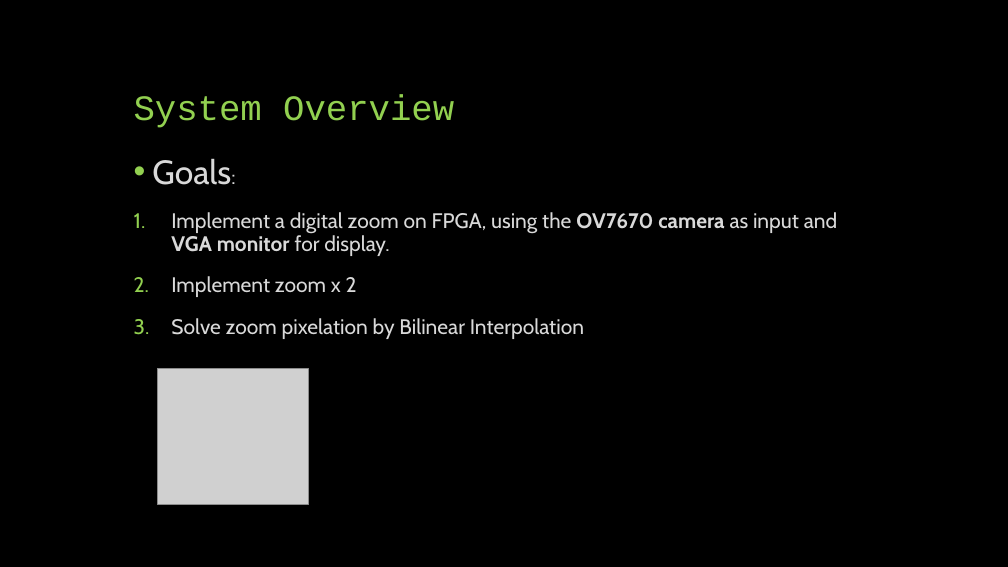
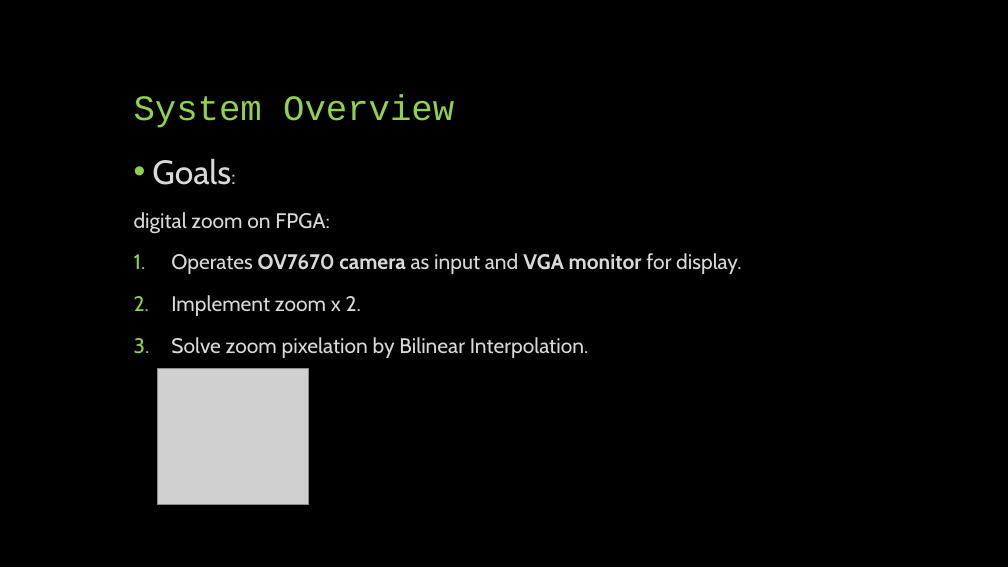
Before and after one commit to idowein/FPGA-image-interpolator, a slide deck: slide 2 of datasheets/Digital Zoom presentation.pptx. Drawn at 1008x567 pixels with LibreOffice and Linux fonts; fonts in the diff are those of the drawing; grey boxes stand for pictures. Boxes give left, top, right and bottom in pixels: in the first picture for what was removed or moved away, otherwise in the second. Text is boxed around its words. In the diff, an @@ line names an element or a change of style, - is before the commit and + after.

```diff
--- a/datasheets/Digital Zoom presentation.pptx
+++ b/datasheets/Digital Zoom presentation.pptx
@@ text at <box>134,212,741,358</box>: text changed @@
-1. Implement a digital zoom on FPGA, using the OV7670 camera as input and VGA monitor for display.
-2. Implement zoom x 2
-3. Solve zoom pixelation by Bilinear Interpolation
+digital zoom on FPGA:
+1. Operates OV7670 camera as input and VGA monitor for display.
+2. Implement zoom x 2.
+3. Solve zoom pixelation by Bilinear Interpolation.
```
Also in this commit, not shown: 4 other slides changed, 4 slides added, 1 other file.
